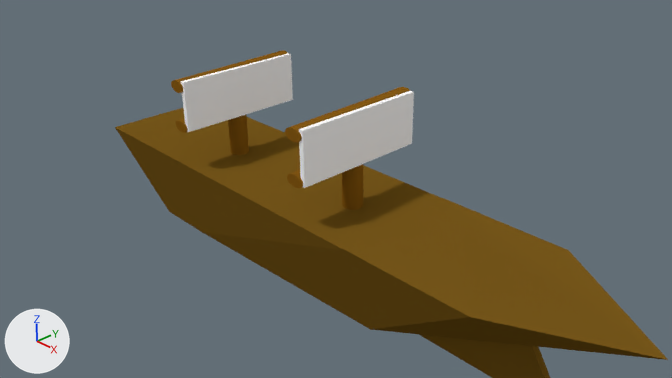
The Blender file Content/ship.blend, before and after one commit.
Camera for both pictures: the file's camera 'Camera'. Arrows for +X, +Y and +Z are at lower left; the lights stay in place.
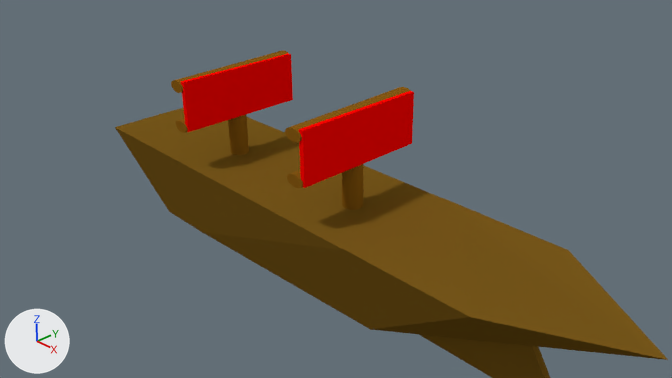
The newer file is also turned or shifted as a whole; pictures and numbers use the older file's frame.

Changed parts and their boxes (x1, y1, x2, y2) in the pictures (672 x 378 px):
'Cube.001', recoloured (white to red): (299, 91, 414, 188) in both
'Cube.002', recoloured (white to red): (181, 54, 293, 132) in both

Diff of the bpy script that builds the scene:
```diff
--- a/Content/ship.blend.py
+++ b/Content/ship.blend.py
@@ mat_material_002 @@
 mat_material_002 = diffuse_material('Material.002')
-mat_material_002.base_color = (1.0, 1.0, 1.0)  # white #ffffff
+mat_material_002.base_color = (1.0, 0.000901, 0.0)  # red #ff0300
```
